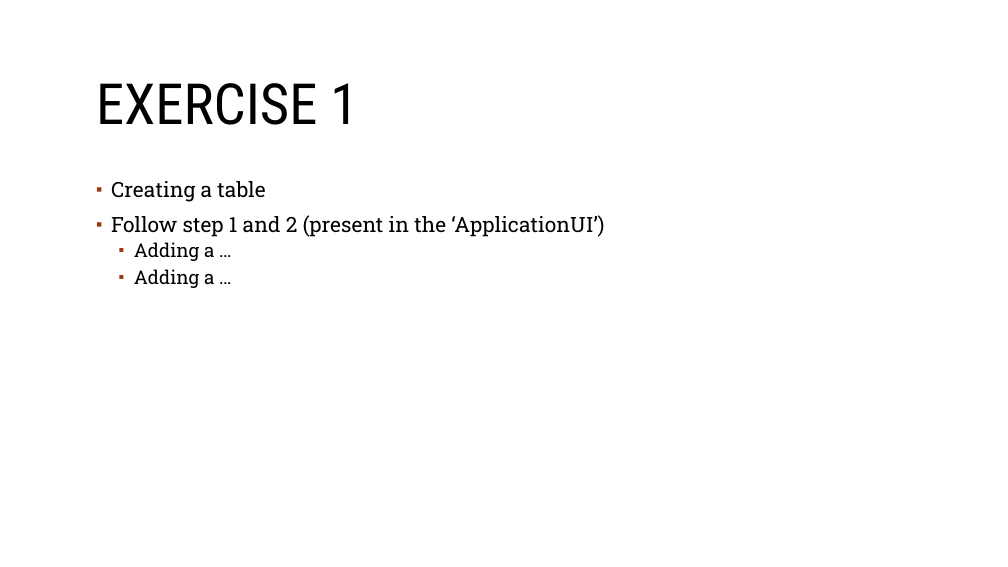
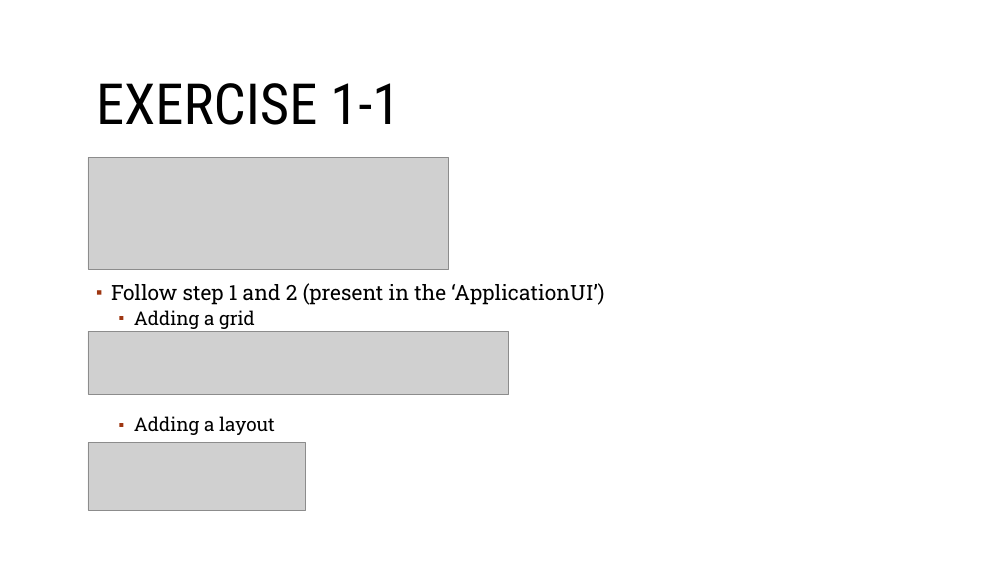
Before and after one commit to sebivenlo/Vaadin-workshop, a slide deck: slide 5 of Documentation/Frontend-technologies.odp. Drawn at 1008x567 pixels with LibreOffice and Linux fonts; fonts in the diff are those of the drawing; grey boxes stand for pictures; background and template pictures are left out. Boxes give left, top, right and bottom in pixels: in the first picture for what was removed or moved away, otherwise in the second. Text is boxed around its words. In the diff, an @@ line names an element or a change of style, - is before the commit and + after.

```diff
--- a/Documentation/Frontend-technologies.odp
+++ b/Documentation/Frontend-technologies.odp
@@ title at (96, 83, 400, 125): text changed @@
-EXERCISE 1
+EXERCISE 1-1
@@ picture added at (88, 157, 448, 269) @@
@@ text at (111, 181, 265, 202): paragraph removed @@
-▪ Creating a table
@@ text "Follow step 1 and 2 ...": place and size @@
-text "Follow step 1 and 2 ..." at (111, 181, 604, 288)
+text "Follow step 1 and 2 ..." at (111, 283, 604, 435)
@@ text at (134, 310, 275, 435): text changed @@
-  ▪ Adding a …
-  ▪ Adding a …
+  ▪ Adding a grid
+  ▪ Adding a layout
@@ picture added at (88, 331, 508, 394) @@
@@ picture added at (88, 442, 306, 510) @@
```
Also in this commit, not shown: 9 other slides changed, 10 slides added, 2 slides removed, 5 other files.
